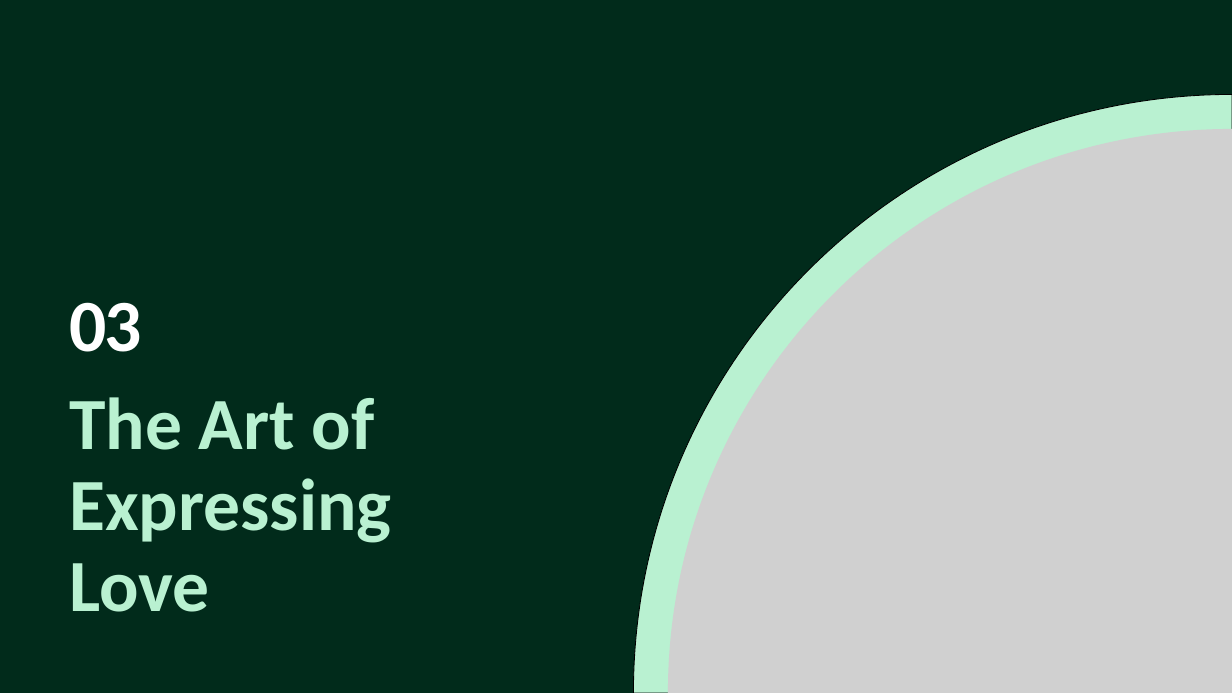
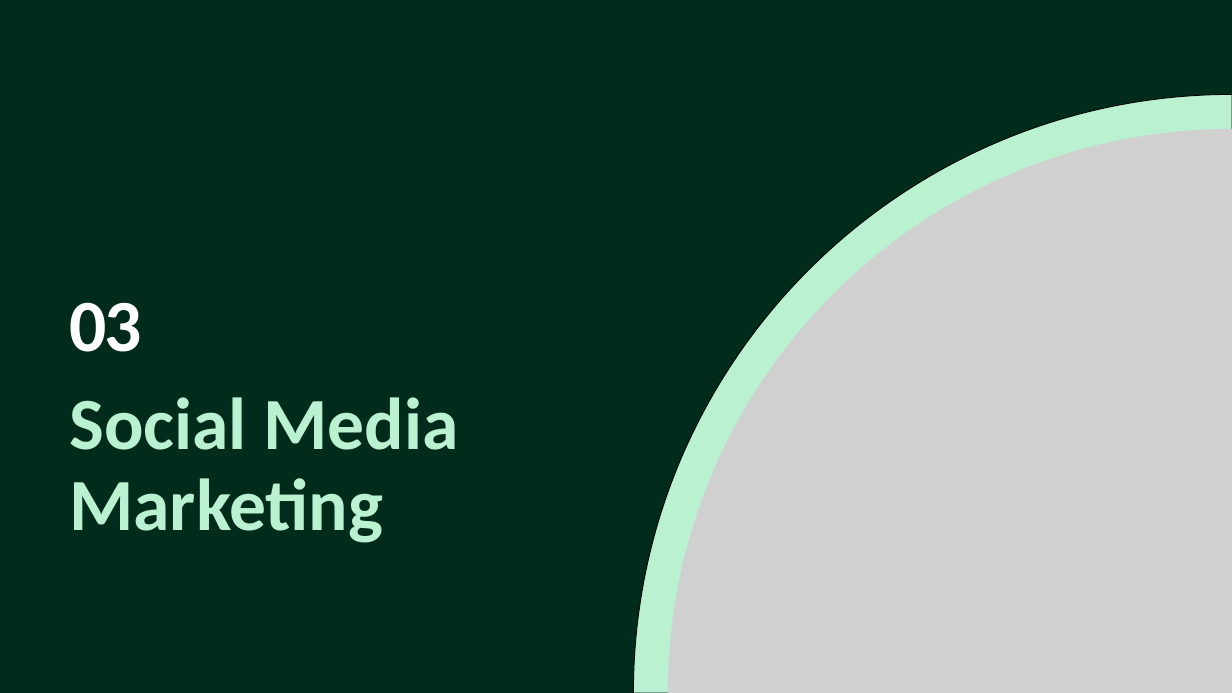
Before and after one commit to Manpreet1710/ppt-maker, a slide deck: slide 10 of output_ppt.pptx. Drawn at 1232x693 pixels with LibreOffice and Linux fonts; fonts in the diff are those of the drawing; grey boxes stand for pictures. Boxes give left, top, right and bottom in pixels: in the first picture for what was removed or moved away, otherwise in the second. Text is boxed around its words. In the diff, an @@ line names an element or a change of style, - is before the commit and + after.

```diff
--- a/output_ppt.pptx
+++ b/output_ppt.pptx
@@ text at (69, 397, 458, 543): text changed @@
-The Art of Expressing Love
+Social Media Marketing
```
Also in this commit, not shown: 6 other slides changed, 13 slides added, 13 slides removed, 7 other files.
